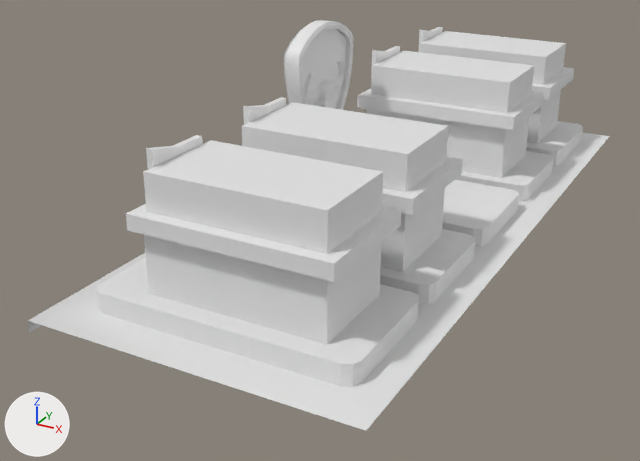
Two versions of the FBX model Assets/FBX/meshes/malacateco_m.fbx, one commit apart.
One viewpoint serves both versions: a 50 mm lens placed at (51.0, -2.1, 10.1), pointed at (40.2, 17.6, 0.3). Every picture has the same lights, and +X, +Y and +Z are marked at lower left. Where no turn or scale is listed for an object, it has been applied to the vertices. Vertices at the same position are counted once.

Before the edit, the objects in view are built like this:
```python
me_plane_320 = bpy.data.meshes.new('Plane.320')
me_plane_320.from_pydata(...)  # 1308 vertices, 1959 faces; spans x -1.8..6.4, y -10.0..9.7, z -1.7..3.6
# before: 1122 (-1.8, -10.0, -1.7) at pixel (29, 332), 1123 (-1.8, 9.7, -1.7), 1124 (6.4, 9.7, -1.4) at pixel (609, 136), 1125 (6.4, -10.0, -1.4) at pixel (366, 430), 1126 (-1.8, -10.0, -1.4) at pixel (27, 320)
# before: 1127 (-1.8, 9.7, -1.4)
ob_malacateco_m = bpy.data.objects.new('malacateco_m', me_plane_320)
ob_malacateco_m.location = (39.05, 19.73, 1.94)
```
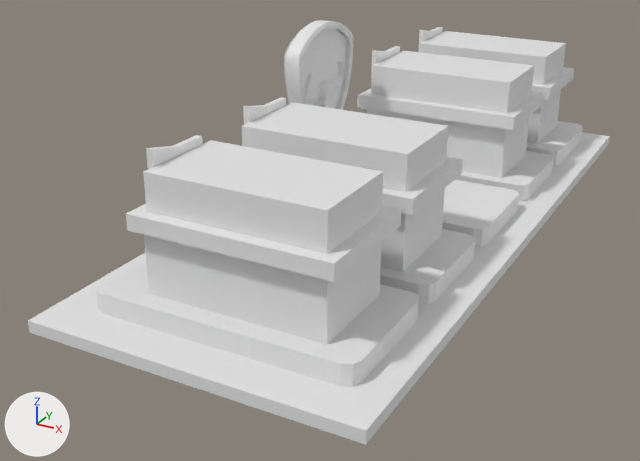
The newer file is also turned or shifted as a whole; pictures and numbers use the older file's frame.

What differs and where, as boxes [x1, y1, x2, y2] in the pictures (640 x 461 px):
'malacateco_m', reshaped: before [28, 20, 610, 431]; after [28, 20, 610, 445]
part 1 of me_plane_320, added: after [28, 137, 610, 445]

The edits, one by one:
me_plane_320 has 1308 vertices, 1959 faces and spans x -1.8..6.4, y -10.0..9.7, z -1.7..3.6.
me_plane_320 is used by ob_malacateco_m; location (39.05, 19.73, 1.94).
Verts and faces of me_plane_320; kept vertices keep their numbers, new ones are numbered from 1308.
Part 1, on me_plane_320:
New vertex 1308 is at (6.4, 9.7, -1.7), pixel (608, 144).
New vertex 1309 is at (6.4, -10.0, -1.7), pixel (365, 444).
New faces: (1123, 1127, 1124, 1308), (1124, 1125, 1309, 1308), (1122, 1309, 1125, 1126).
